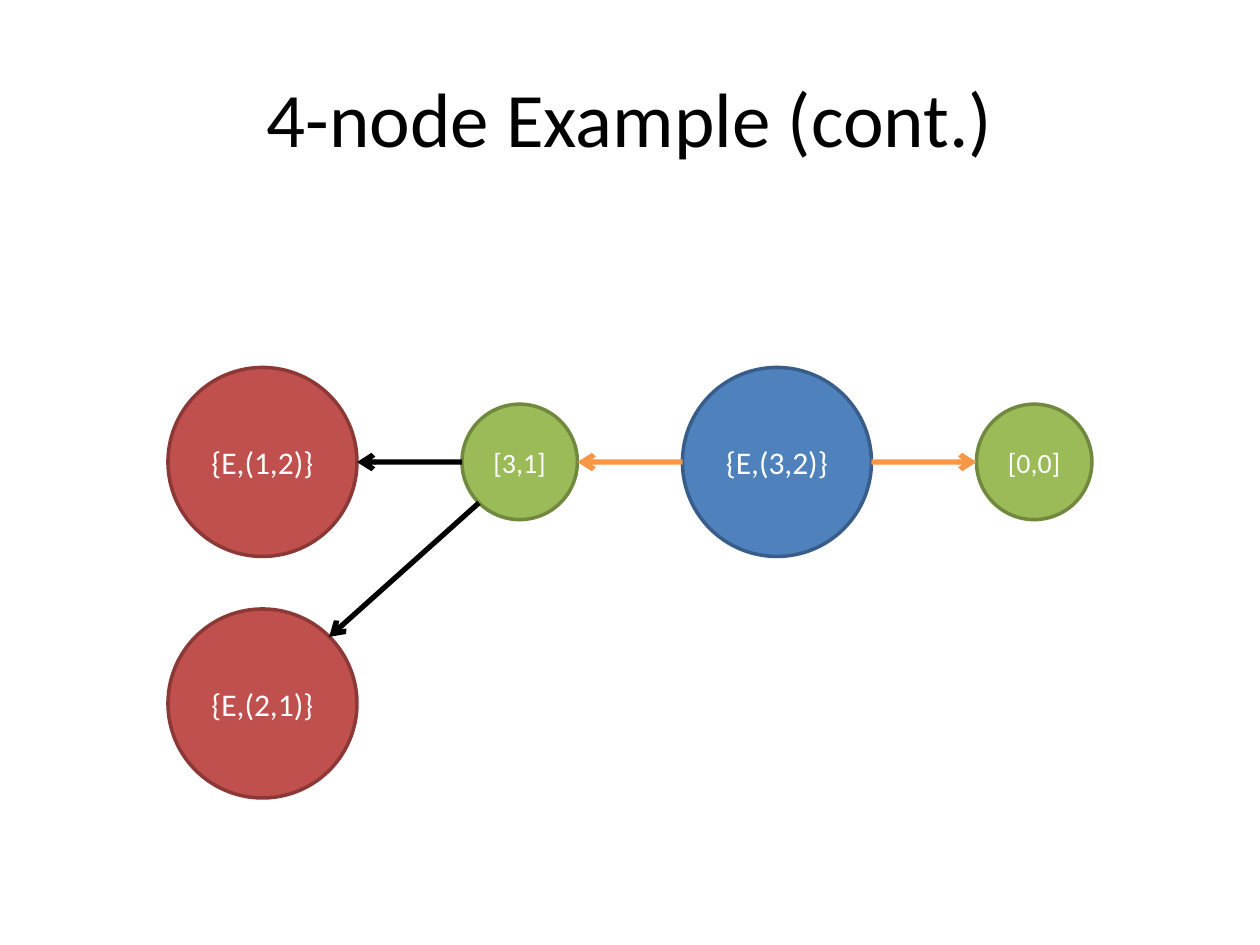
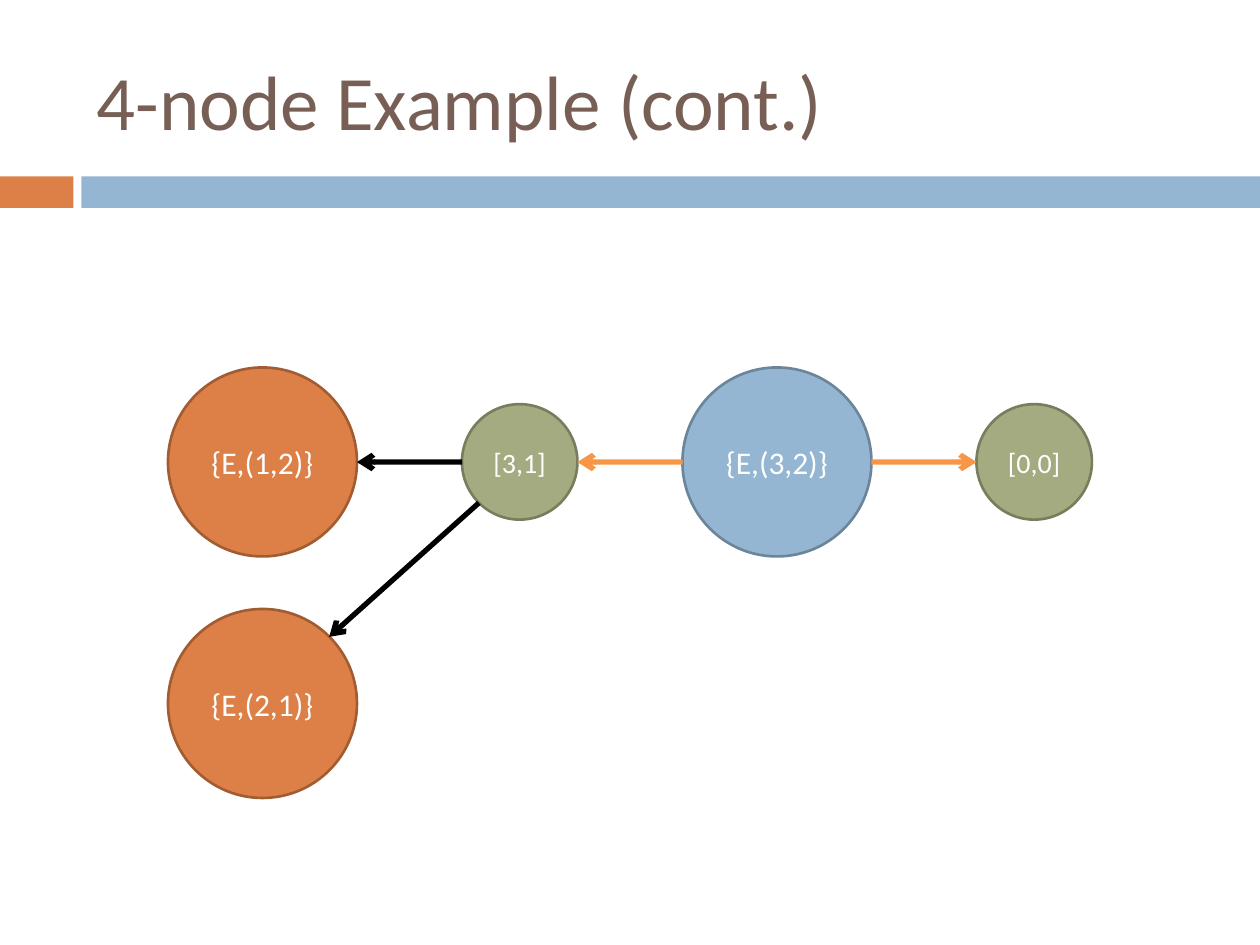
Before and after one commit to mazzas/School, a slide deck: slide 26 of SE4960/Journal Club/Minimum Latency Data Diffusion in Intermittently Connected Mobile.ppt. Drawn at 1260x945 pixels with LibreOffice and Linux fonts; fonts in the diff are those of the drawing. Boxes give left, top, right and bottom in pixels: in the first picture for what was removed or moved away, otherwise in the second. Text is boxed around its words. In the diff, an @@ line names an element or a change of style, - is before the commit and + after.

```diff
--- a/SE4960/Journal Club/Minimum Latency Data Diffusion in Intermittently Connected Mobile.ppt
+++ b/SE4960/Journal Club/Minimum Latency Data Diffusion in Intermittently Connected Mobile.ppt
@@ title "4-node Example (cont.)": place and size @@
-title "4-node Example (cont.)" at bbox=[267, 91, 992, 160]
+title "4-node Example (cont.)" at bbox=[97, 74, 822, 143]
@@ title "4-node Example (cont.)" at bbox=[97, 74, 822, 143]: text colour #000000 to #775F55; alignment centre to left @@
@@ rectangle added at bbox=[0, 176, 73, 208], fill #DD8047 @@
@@ rectangle added at bbox=[82, 176, 1260, 208], fill #94B6D2 @@
@@ ellipse "{E,(1,2)}" at bbox=[168, 368, 357, 557]: fill #C0504D to #DD8047; outline #8C3836 2.01 pt to #A25C32 1.5 pt @@
@@ ellipse "{E,(3,2)}" at bbox=[683, 368, 872, 557]: fill #4F81BD to #94B6D2; outline #385D8A 2.01 pt to #6B859A 1.5 pt @@
@@ ellipse "[3,1]" at bbox=[462, 404, 578, 520]: fill #9BBB59 to #A5AB81; outline #71893F 2.01 pt to #787D5D 1.5 pt @@
@@ ellipse "[0,0]" at bbox=[976, 404, 1092, 520]: fill #9BBB59 to #A5AB81; outline #71893F 2.01 pt to #787D5D 1.5 pt @@
@@ ellipse "{E,(2,1)}" at bbox=[168, 609, 357, 798]: fill #C0504D to #DD8047; outline #8C3836 2.01 pt to #A25C32 1.5 pt @@
```
Also in this commit, not shown: 31 other slides changed, 5 slides added, 3 slides removed, 3 other files.
